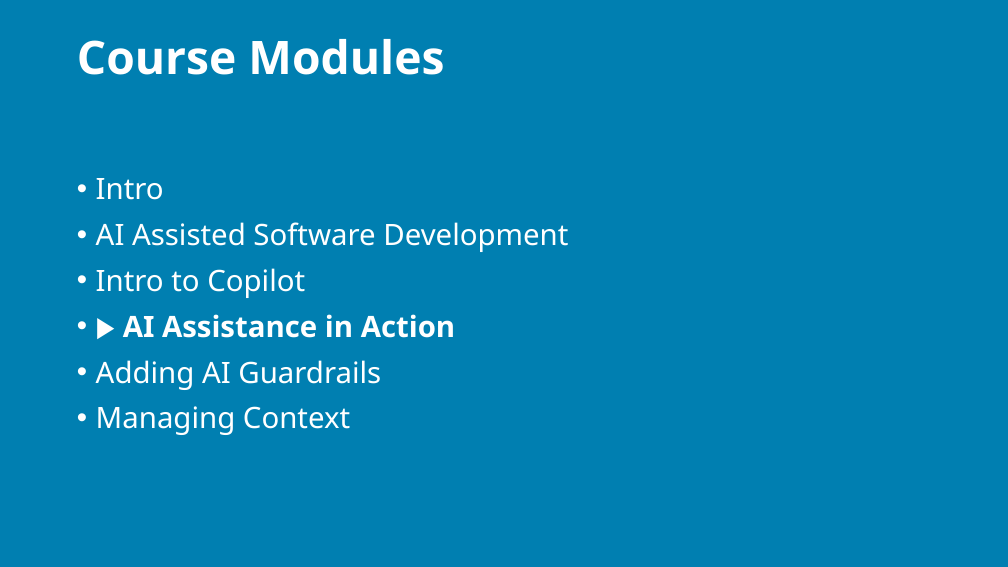
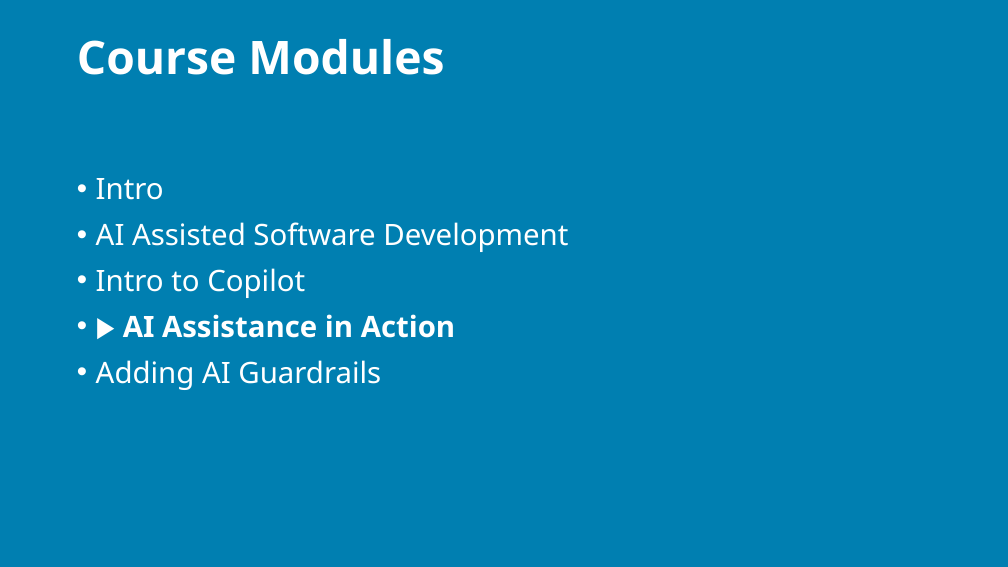
Before and after one commit to j0hnnymiller/AI-Assisted-Software-Development, a slide deck: slide 45 of slides/output/aiasd-311-monday-draft.pptx (slide 51 before the commit). Drawn at 1008x567 pixels with LibreOffice and Linux fonts; fonts in the diff are those of the drawing; background and template pictures are left out. Boxes give left, top, right and bottom in pixels: in the first picture for what was removed or moved away, otherwise in the second. Text is boxed around its words. In the diff, an @@ line names an element or a change of style, - is before the commit and + after.

Commit message:
refactor: migrate course manifests and slides to decks format

```diff
--- a/slides/output/aiasd-311-monday-draft.pptx
+++ b/slides/output/aiasd-311-monday-draft.pptx
@@ text at [96,406,350,435]: paragraph removed @@
-• Managing Context
```
Also in this commit, not shown: 129 other slides changed, 3 slides added, 25 slides removed, 31 other files.
